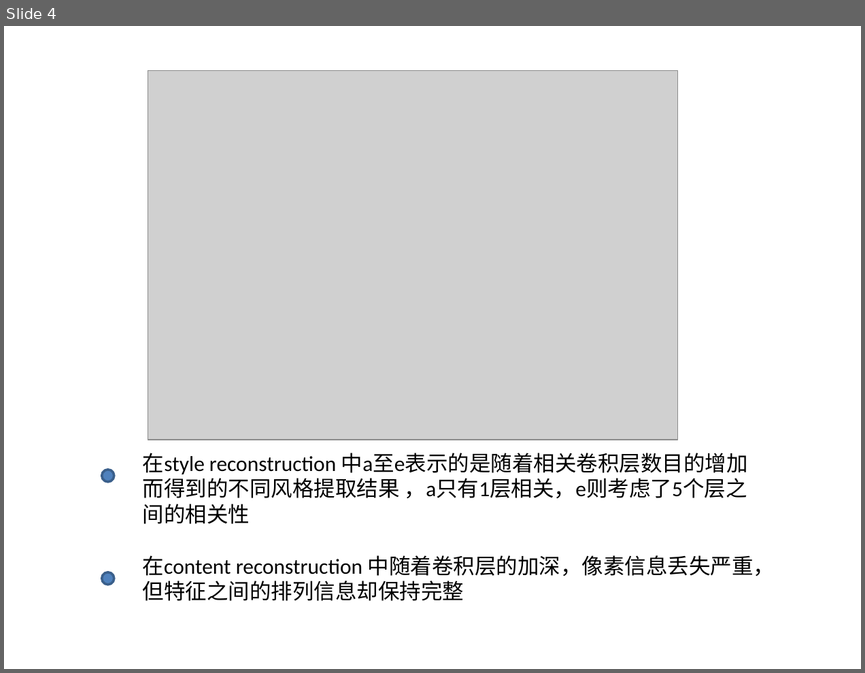
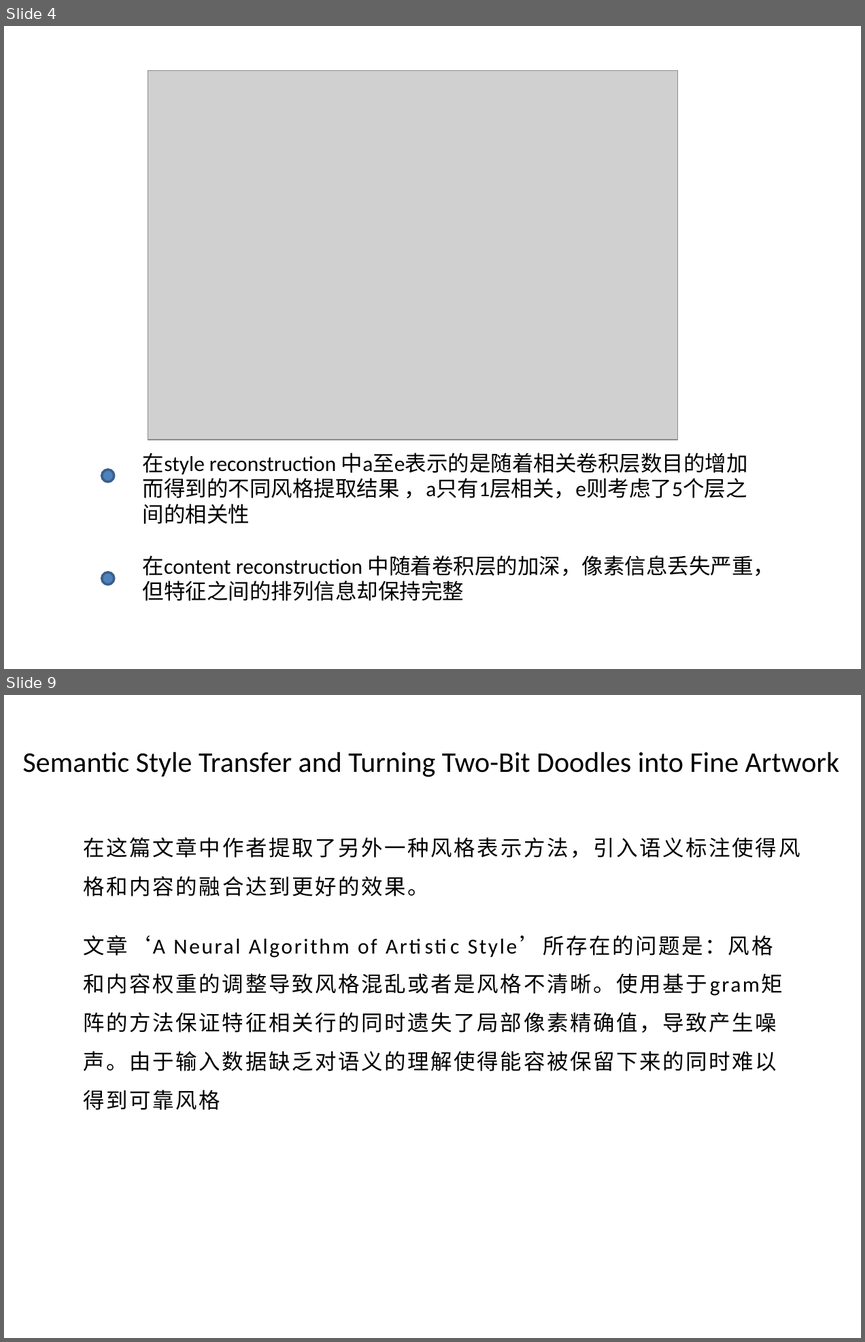
Before and after one commit to xionglong58/github, a slide deck: demo.pptx. Shown one above the other, each under a label of ours: slide 4 before the commit, slides 4 and 9 after it; the slides between them are not shown. The pictures are 865x673 and 865x1342 pixels, drawn with LibreOffice and Linux fonts; fonts in the diff are those of the drawing; grey boxes stand for pictures. Boxes give left, top, right and bottom in pixels: in the first picture for what was removed or moved away, otherwise in the second. Text is boxed around its words. In the diff, an @@ line names an element or a change of style, - is before the commit and + after.

```diff
--- a/demo.pptx
+++ b/demo.pptx
@@ slide 9 added at [4,695,861,1338], background #FFFFFF @@
@@ text added at [23,751,839,777], 24 pt, text #000000 @@
+Semantic Style Transfer and Turning Two-Bit Doodles into Fine Artwork
@@ text added at [84,837,800,896], 18 pt, text #000000 @@
+在这篇文章中作者提取了另外一种风格表示方法，引入语义标注使得风格和内容的融合达到更好的效果。
@@ text added at [83,935,776,1110], 18 pt, text #000000 @@
+文章‘A Neural Algorithm of Artistic Style’所存在的问题是：风格和内容权重的调整导致风格混乱或者是风格不清晰。使用基于gram矩阵的方法保证特征相关行的同时遗失了局部像素精确值，导致产生噪声。由于输入数据缺乏对语义的理解使得能容被保留下来的同时难以得到可靠风格
```
Also in this commit, not shown: 4 slides changed.
